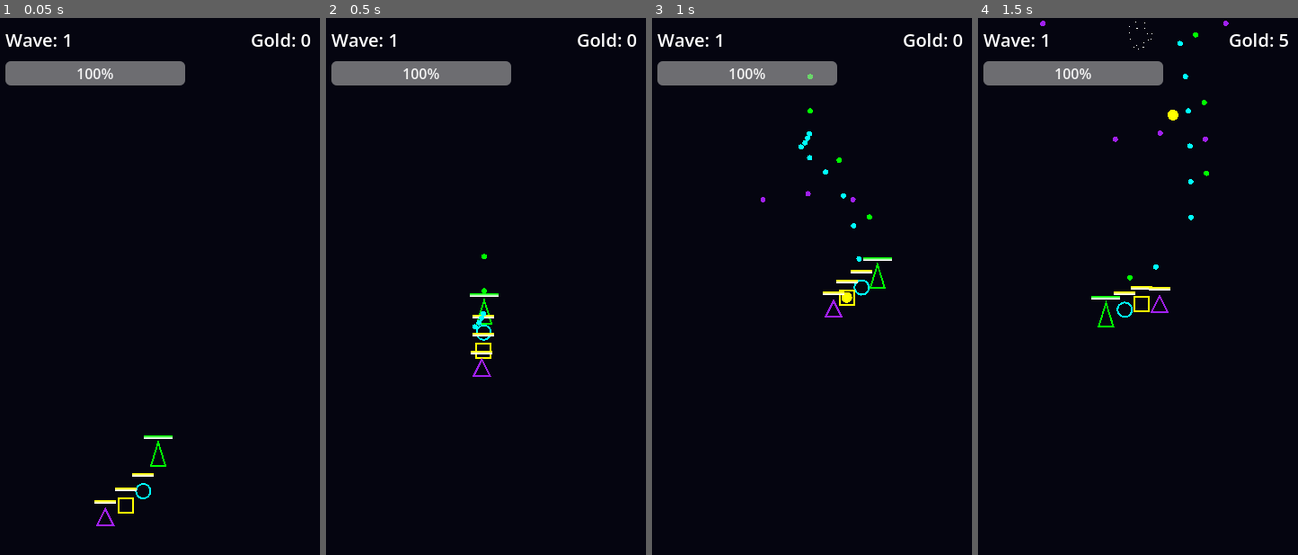
Above: before the commit, frames 1-4 (left to right).
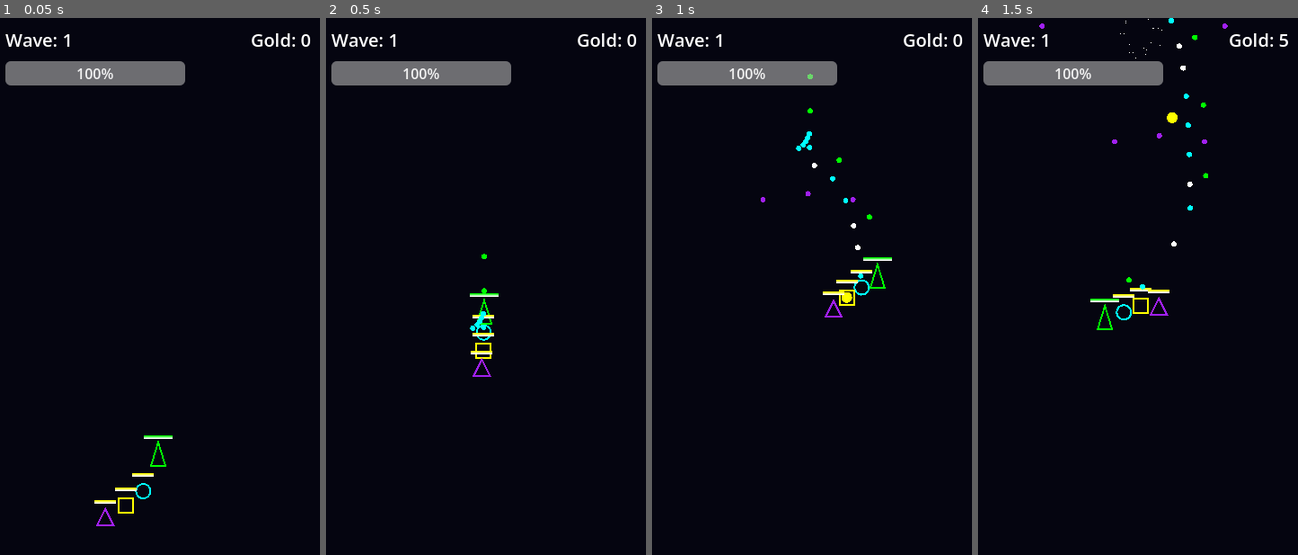
Above: after the commit, the same moments.

Repository: PPG11/NeonFormation
Game: Godot game, scene res://scenes/Main.tscn
Same seed, same stepped clock (60 frames per second), same inputs: the game is played once before the commit and once after it.
Inputs (mouse positions are in pixels of both pictures, inside the frame that each line leads up to):
- Up to frame 1 (0.05 s): no input
- Up to frame 2 (0.5 s): no input
- Up to frame 3 (1 s): move the mouse to (882, 275) at 0.52 s
- Up to frame 4 (1.5 s): move the mouse to (1070, 334) at 1.27 s

Frame 1 is identical in both runs. In frame 2, less than 0.1% of the frame differs, in the area x 44-50%, y 55-59%; in frame 3, 0.2%; in frame 4, 1.0%, in the area x 19-79%, y 0-59%.

Commit message:
Implement Alpha Version core features: Economy, Balance, Merge, Boss
Co-authored-by: PPG11 <38418801+PPG11@users.noreply.github.com>

Diff:
--- a/scripts/GameBalance.gd
+++ b/scripts/GameBalance.gd
@@ -10,7 +10,9 @@
 @export_group("SnakeBody")
 @export var unit_price: int = 100
 @export var striker_damage: int = 8
-@export var striker_interval: float = 0.1
+@export var striker_interval: float = 0.08
+@export var striker_crit_chance: float = 0.2
+@export var striker_crit_mult: float = 2.0
 @export var heavy_damage: int = 25
 @export var heavy_interval: float = 1.0
 @export var heavy_scale: float = 2.0
@@ -39,12 +41,15 @@
 @export var enemy_speed_per_wave: float = 5.0
 @export var enemy_speed_exponent: float = 1.02
 @export var enemy_bullet_damage: int = 15
+@export var enemy_damage_exponent: float = 1.05
 @export var shooter_fire_interval: float = 1.2
 
 # ==================== Boss ====================
 @export_group("Boss")
 @export var boss_base_hp: int = 2000
 @export var boss_hp_per_wave: int = 500
+@export var boss_hp_exponent: float = 1.2
+@export var boss_damage_exponent: float = 1.05
 
 # ==================== Wave ====================
 @export_group("Wave")
--- a/scripts/Main.gd
+++ b/scripts/Main.gd
@@ -46,11 +46,13 @@
             add_child(_shop_ui)
             if _shop_ui.has_signal("upgrade_selected"):
                 _shop_ui.connect("upgrade_selected", _on_upgrade_selected)
+            if _shop_ui.has_signal("start_next_wave"):
+                _shop_ui.connect("start_next_wave", next_wave)
 
     _boss_hp_bar = ProgressBar.new()
     _boss_hp_bar.visible = false
     _boss_hp_bar.size = Vector2(240, 20)
-    _boss_hp_bar.position = Vector2(60, 80)
+    _boss_hp_bar.position = Vector2(60, 40)
     _boss_hp_bar.modulate = Color.RED
     $CanvasLayer.add_child(_boss_hp_bar)
 
@@ -101,6 +103,9 @@
     var speed_val = (balance.enemy_base_speed + (current_wave * balance.enemy_speed_per_wave)) * pow(balance.enemy_speed_exponent, max(0, current_wave - 1))
     enemy.set("speed", speed_val)
 
+    var dmg_val = balance.enemy_bullet_damage * pow(balance.enemy_damage_exponent, max(0, current_wave - 1))
+    enemy.set("bullet_damage", int(dmg_val))
+
     enemy.set("enemy_type", _pick_enemy_type())
     var viewport_rect := get_viewport().get_visible_rect()
     var x := randf_range(viewport_rect.position.x + spawn_padding,
@@ -127,15 +132,19 @@
 func _spawn_boss_wave() -> void:
     if BossScene == null: return
     var boss = BossScene.instantiate()
-    var hp = balance.boss_base_hp + ((current_wave / 5) * balance.boss_hp_per_wave)
-    boss.max_hp = hp
-    boss.current_hp = hp
+    var boss_level = current_wave / 5
+    var hp = (balance.boss_base_hp + (boss_level * balance.boss_hp_per_wave)) * pow(balance.boss_hp_exponent, max(0, boss_level - 1))
+    var dmg = 20.0 * pow(balance.boss_damage_exponent, max(0, boss_level - 1))
+
+    boss.max_hp = int(hp)
+    boss.current_hp = int(hp)
+    boss.bullet_damage = int(dmg)
     boss.global_position = Vector2(180, -50)
     get_tree().current_scene.add_child(boss)
     boss.boss_died.connect(_on_boss_killed)
 
-    _boss_hp_bar.max_value = hp
-    _boss_hp_bar.value = hp
+    _boss_hp_bar.max_value = int(hp)
+    _boss_hp_bar.value = int(hp)
     _boss_hp_bar.visible = true
 
     enemies_to_spawn = 0
@@ -166,7 +175,8 @@
         _update_ui()
         if _player != null and _player.has_method("add_body"):
             _player.call("add_body", unit_type)
-    next_wave()
+        if _shop_ui != null and _shop_ui.has_method("update_gold"):
+            _shop_ui.call("update_gold", gold)
 
 func apply_shake(strength: float) -> void:
     shake_strength = max(shake_strength, strength)
--- a/scripts/entities/Boss.gd
+++ b/scripts/entities/Boss.gd
@@ -5,6 +5,7 @@
 enum State { ENTERING, HOVER_STRAFE, ATTACK_SPREAD, ATTACK_RAPID, DASH }
 
 @export var max_hp: int = 2000
+@export var bullet_damage: int = 20
 var current_hp: int
 
 @onready var balance: GameBalance = get_node("/root/GameBalance") as GameBalance
@@ -133,7 +134,7 @@
     bullet.rotation_degrees = angle_deg
     bullet.set("is_enemy_bullet", true)
     bullet.set("color", Color.RED)
-    bullet.set("damage", 20)
+    bullet.set("damage", bullet_damage)
     get_tree().current_scene.add_child(bullet)
 
 func take_damage(amount: int) -> void:
--- a/scripts/entities/Enemy.gd
+++ b/scripts/entities/Enemy.gd
@@ -6,6 +6,7 @@
 
 @export var speed: float = 100.0
 @export var max_hp: int = 60
+@export var bullet_damage: int = 0
 @export var enemy_type: EnemyType = EnemyType.BASIC : set = _set_enemy_type
 
 var current_hp: int
@@ -23,6 +24,9 @@
     if current_hp == 0:
         max_hp = balance.enemy_base_hp
         current_hp = max_hp
+
+    if bullet_damage == 0:
+        bullet_damage = balance.enemy_bullet_damage
 
     speed = balance.enemy_base_speed
     add_to_group("enemy")
@@ -74,6 +78,7 @@
     _hp_bar.position = Vector2(-12, -24)
     _hp_bar.max_value = max_hp
     _hp_bar.value = current_hp
+    _hp_bar.visible = false
     add_child(_hp_bar)
 
 func _process(delta: float) -> void:
@@ -135,6 +140,7 @@
 func take_damage(amount: int) -> void:
     current_hp -= amount
     if _hp_bar:
+        _hp_bar.visible = true
         _hp_bar.value = current_hp
     modulate = Color.RED
     var tween := create_tween()
@@ -167,7 +173,7 @@
         dir = Vector2.DOWN
     bullet.set("is_enemy_bullet", true)
     bullet.set("color", Color.ORANGE)
-    bullet.set("damage", balance.enemy_bullet_damage)
+    bullet.set("damage", bullet_damage)
     bullet.global_position = global_position
     bullet.rotation = dir.angle() + PI / 2.0
     get_tree().current_scene.add_child(bullet)
--- a/scripts/entities/Player.gd
+++ b/scripts/entities/Player.gd
@@ -122,7 +122,7 @@
 func add_body(unit_type: int) -> void:
     _add_body_internal(unit_type, 1)
 
-func _add_body_internal(unit_type: int, level: int) -> void:
+func _add_body_internal(unit_type: int, level: int, preferred_index: int = -1) -> void:
     var matching_indices = []
     for i in range(body_parts.size()):
         var part = body_parts[i]
@@ -132,6 +132,12 @@
                 break
 
     if matching_indices.size() == 2:
+        var idx1 = matching_indices[0]
+        var idx2 = matching_indices[1]
+        var target_index = min(idx1, idx2)
+        if preferred_index != -1:
+            target_index = min(target_index, preferred_index)
+
         matching_indices.sort()
         matching_indices.reverse()
         for idx in matching_indices:
@@ -140,7 +146,7 @@
             part.queue_free()
 
         _refresh_body_targets()
-        _add_body_internal(unit_type, level + 1)
+        _add_body_internal(unit_type, level + 1, target_index)
         return
 
     if body_scene == null:
@@ -148,17 +154,29 @@
     var body := body_scene.instantiate() as Node2D
     if body == null:
         return
-    var target: Node2D = self if body_parts.is_empty() else body_parts.back()
+
     body.set("unit_type", unit_type)
     body.set("level", level)
-    body.set("target", target)
+
+    if preferred_index != -1 and preferred_index <= body_parts.size():
+        body_parts.insert(preferred_index, body)
+    else:
+        body_parts.append(body)
+
+    _refresh_body_targets()
+    var target = body.get("target")
+
     get_tree().current_scene.add_child(body)
     body.tree_exited.connect(_on_body_exited.bind(body))
     var offset := body.get("follow_offset") as Vector2
     if offset == null:
         offset = Vector2.ZERO
-    body.global_position = target.global_transform * offset
-    body_parts.append(body)
+
+    if target != null:
+        body.global_position = target.global_transform * offset
+    else:
+        body.global_position = global_position
+
     recalculate_synergies()
 
 func _on_body_exited(body: Node) -> void:
--- a/scripts/entities/SnakeBody.gd
+++ b/scripts/entities/SnakeBody.gd
@@ -100,7 +100,12 @@
         return
     match unit_type:
         ClassType.STRIKER:
-            _spawn_bullet(Color.CYAN, balance.striker_damage, 1.0, 0.0)
+            var dmg = balance.striker_damage
+            var col = Color.CYAN
+            if randf() < balance.striker_crit_chance:
+                dmg *= balance.striker_crit_mult
+                col = Color.WHITE
+            _spawn_bullet(col, int(dmg), 1.0, 0.0)
         ClassType.HEAVY:
             _spawn_bullet(Color.YELLOW, balance.heavy_damage, balance.heavy_scale, 0.0)
         ClassType.SPREAD:
--- a/scripts/ui/ShopUI.gd
+++ b/scripts/ui/ShopUI.gd
@@ -1,6 +1,7 @@
 extends CanvasLayer
 
 signal upgrade_selected(upgrade_type: int)
+signal start_next_wave
 
 const SnakeBodyScript: Script = preload("res://scripts/entities/SnakeBody.gd")
 @onready var balance: GameBalance = get_node("/root/GameBalance") as GameBalance
@@ -13,17 +14,31 @@
 
 var _options: Array[int] = []
 var _current_gold: int = 0
+var _next_wave_btn: Button
 
 func _ready() -> void:
     visible = false
     for i in _buttons.size():
         _buttons[i].pressed.connect(_on_button_pressed.bind(i))
 
+    _next_wave_btn = Button.new()
+    _next_wave_btn.text = "Next Wave"
+    _next_wave_btn.custom_minimum_size = Vector2(120, 40)
+    _next_wave_btn.position = Vector2(120, 500)
+
+    if has_node("Control"):
+        $Control.add_child(_next_wave_btn)
+        _next_wave_btn.pressed.connect(_on_next_wave_pressed)
+
 func show_shop(current_gold: int) -> void:
     _current_gold = current_gold
     get_tree().paused = true
     visible = true
     _generate_options()
+    _update_button_text()
+
+func update_gold(new_gold: int) -> void:
+    _current_gold = new_gold
     _update_button_text()
 
 func _generate_options() -> void:
@@ -50,8 +65,11 @@
     if _current_gold < balance.unit_price:
         return
     emit_signal("upgrade_selected", _options[index])
+
+func _on_next_wave_pressed() -> void:
     visible = false
     get_tree().paused = false
+    emit_signal("start_next_wave")
 
 func _type_to_label(t: int) -> String:
     match t:
